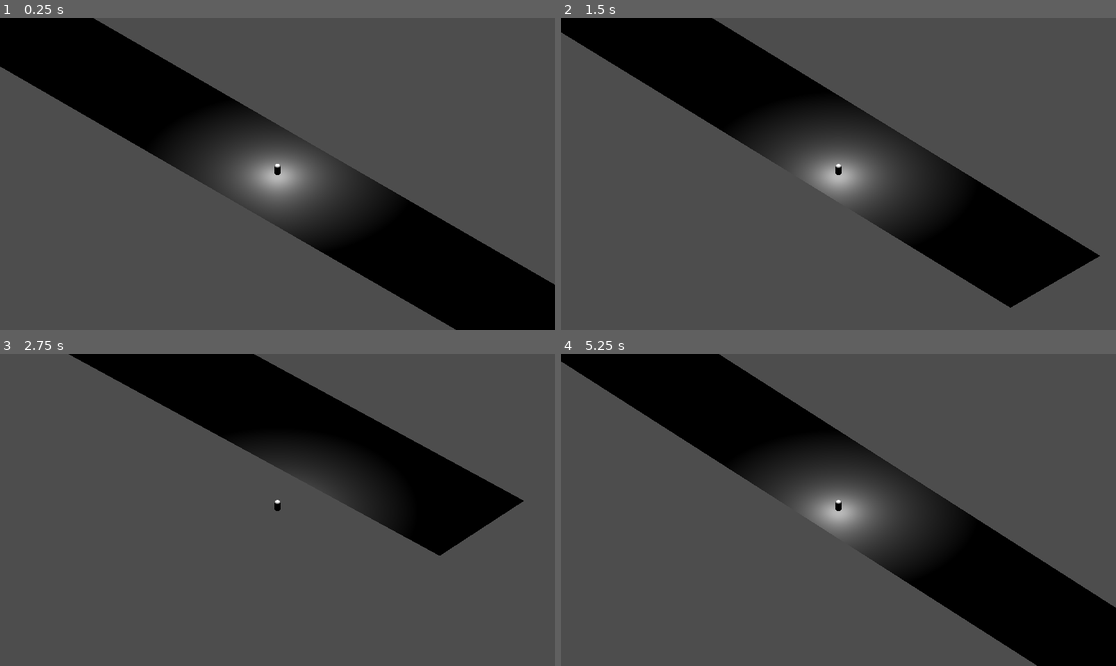
Above: before the commit, frames 1-4 (two rows, left to right).
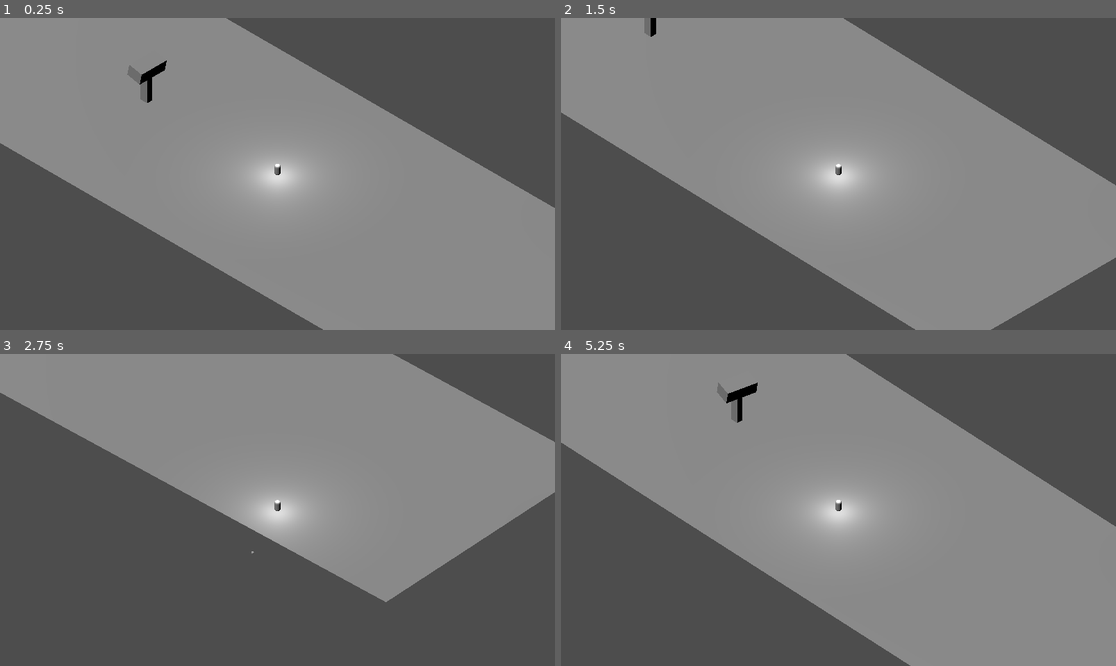
Above: after the commit, the same moments.

Repository: tobybenjaminclark/sussexgamejam
Game: Godot game, scene res://tower.tscn
The game is run twice, just before and just after one commit, with the same random seed, the same clock (stepped at 60 frames per second) and the same inputs. Before the commit the project starts from res://node_3d.tscn.
Inputs:
- Up to frame 1 (0.25 s): no input
- Up to frame 2 (1.5 s): tap Enter (ui_accept) at 0.5, 0.6, 0.77, 1.07, 1.35 s; hold Right (ui_right) 0.53-1.28 s; hold Down (ui_down) from 1.28 s (still down)
- Up to frame 3 (2.75 s): tap Enter (ui_accept) at 1.52, 1.82, 2.1 s; release Down (ui_down) at 2.03 s; hold Right (ui_right) from 2.03 s (still down)
- Up to frame 4 (5.25 s): release Right (ui_right) at 2.78 s; hold Up (ui_up) 2.78-3.53 s; tap Enter (ui_accept) at 2.85, 3.02, 3.32, 3.6, 3.77, 4.07, 4.35, 4.52, 4.82, 5.1 s; hold Left (ui_left) 3.53-5.03 s; hold Down (ui_down) from 5.03 s (still down)

The runs differ from the first frame. In frame 1, 64% of the frame differs, in the area x 0-100%, y 0-100%; in frame 2, 62%; in frame 3, 47%; in frame 4, 64%.

Commit message:
add: basic tower shooting

Diff:
--- /dev/null
+++ b/susgame/bullet.gd
@@ -0,0 +1,52 @@
+extends RigidBody3D
+
+@export var speed : float = 20.0  # Bullet speed
+@export var lifetime : float = 5.0  # Time after which the bullet will be destroyed
+var direction : Vector3  # Direction in which the bullet will travel
+var player : Node3D  # Reference to the player node
+
+# Called when the bullet is ready
+func _ready():
+	set_as_top_level(true)  # Correct method to make the bullet move independently
+
+	# Find the player node (adjust the path as needed)
+	player = get_node_or_null("/root/Node3D/Player")
+	if player:
+		# Calculate direction towards the player
+		direction = (player.global_transform.origin - global_transform.origin).normalized()
+
+		# Set the bullet's velocity to move towards the player
+		linear_velocity = direction * speed
+	else:
+		print("No player found in bullet!")
+
+	# Set up a timer to destroy the bullet after its lifetime
+	var timer = Timer.new()
+	add_child(timer)
+	timer.wait_time = lifetime
+	timer.one_shot = true
+	timer.connect("timeout", Callable(self, "_on_lifetime_end"))
+	timer.start()
+
+	# Connect the body_entered signal to handle collision
+	connect("body_entered", Callable(self, "_on_Bullet_body_entered"))
+
+# This function is called when the bullet's lifetime ends
+func _on_lifetime_end():
+	queue_free()  # Free (delete) the bullet from the scene
+
+# Optional: Detect collisions and destroy the player
+func _on_Bullet_body_entered(body: Node3D):
+	if body.is_in_group("Player"):  # If the bullet hits the player
+		# Destroy the player when hit by the bullet
+		body.queue_free()  # Remove the player from the scene
+
+		print("Bullet hit the player!")
+		queue_free()  # Destroy the bullet on impact
+
+# Use _process for continuous movement and collision checking
+func _process(delta):
+	if player:
+		# Move the bullet continuously towards the player
+		var motion = direction * speed * delta
+		move_and_collide(motion)  # Move and check for collisions
--- /dev/null
+++ b/susgame/bullet.tscn
@@ -0,0 +1,3 @@
+[gd_scene format=3 uid="uid://dilgsnejb5xlj"]
+
+[node name="Bullet" type="Node2D"]
--- a/susgame/player.gd
+++ b/susgame/player.gd
@@ -1,28 +1,25 @@
 extends CharacterBody3D
-
 
 const SPEED = 5.0
 const JUMP_VELOCITY = 4.5
 
-
 func _physics_process(delta: float) -> void:
-	# Add the gravity.
-	#if not is_on_floor():
-	#	velocity += get_gravity() * delta
-
 	# Handle jump.
 	if Input.is_action_just_pressed("ui_accept") and is_on_floor():
-		velocity.y = JUMP_VELOCITY
+		velocity.y = JUMP_VELOCITY  # Set the y velocity to make the player jump
 
-	# Get the input direction and handle the movement/deceleration.
-	# As good practice, you should replace UI actions with custom gameplay actions.
+	# Get the input direction for horizontal movement (x and z axis).
 	var input_dir := Input.get_vector("ui_left", "ui_right", "ui_up", "ui_down")
 	var direction := (transform.basis * Vector3(input_dir.x, 0, input_dir.y)).normalized()
+
+	# Handle horizontal movement (x and z).
 	if direction:
 		velocity.x = direction.x * SPEED
 		velocity.z = direction.z * SPEED
 	else:
+		# Decelerate to zero when no input is given.
 		velocity.x = move_toward(velocity.x, 0, SPEED)
 		velocity.z = move_toward(velocity.z, 0, SPEED)
 
-	move_and_slide()
+	# Move the character, applying gravity automatically
+	move_and_slide()  # Use Vector3.UP to ensure the movement is in world space
--- a/susgame/project.godot
+++ b/susgame/project.godot
@@ -11,7 +11,7 @@
 [application]
 
 config/name="susgame"
-run/main_scene="res://node_3d.tscn"
+run/main_scene="res://tower.tscn"
 config/features=PackedStringArray("4.3", "GL Compatibility")
 config/icon="res://icon.svg"
 
--- /dev/null
+++ b/susgame/tower.gd
@@ -0,0 +1,50 @@
+extends Node3D
+
+
+
+@export var shooting_speed : float = 2.0  # Time delay between shots
+@export var bullet_speed : float = 10.0  # Speed of the bullet
+@export var detection_range : float = 20.0  # Range within which the tower can shoot
+@export var bullet_scene : PackedScene  # Bullet scene (create a bullet as a separate scene)
+
+
+
+var player : Node3D  # Reference to the player
+var time_since_last_shot : float = 0.0
+
+
+func _ready():
+	player = get_node_or_null("../Player")
+
+
+
+func _process(delta):
+	if player:
+		# Rotate the tower to face the player
+		look_at(player.global_transform.origin, Vector3.UP)
+		var direction_to_player = player.global_transform.origin - global_transform.origin
+		var distance_to_player = direction_to_player.length()
+		if distance_to_player <= detection_range:
+			time_since_last_shot += delta
+			if time_since_last_shot >= shooting_speed:
+				shoot_bullet()
+				time_since_last_shot = 0.0
+
+
+
+func shoot_bullet():
+	var bullet = bullet_scene.instantiate()
+	bullet.global_transform.origin = global_transform.origin + Vector3.UP * 2  # Adjust starting position
+	bullet.look_at(player.global_transform.origin, Vector3.UP)  # Make bullet face the player
+
+	# Calculate direction towards player
+	var direction = (player.global_transform.origin - bullet.global_transform.origin).normalized()
+
+	# Set the velocity of the bullet (direction * speed)
+	var velocity = direction * bullet_speed
+
+	# Set velocity for a RigidBody3D bullet
+	if bullet is RigidBody3D:
+		bullet.linear_velocity = velocity
+
+	get_tree().current_scene.add_child(bullet)
--- /dev/null
+++ b/susgame/tower.tscn
@@ -0,0 +1,66 @@
+[gd_scene load_steps=10 format=3 uid="uid://btks3vl2yjdva"]
+
+[ext_resource type="Script" path="res://camera.gd" id="1_nmnx0"]
+[ext_resource type="Script" path="res://player.gd" id="2_fwmk0"]
+[ext_resource type="Script" path="res://tower.gd" id="3_ur7kr"]
+[ext_resource type="PackedScene" uid="uid://04ygyl54w7je" path="res://tower_bullet.tscn" id="4_aa0th"]
+
+[sub_resource type="PlaneMesh" id="PlaneMesh_kq87g"]
+
+[sub_resource type="CapsuleShape3D" id="CapsuleShape3D_tt8iy"]
+
+[sub_resource type="CapsuleMesh" id="CapsuleMesh_7khfc"]
+radius = 0.1
+height = 0.4
+
+[sub_resource type="BoxMesh" id="BoxMesh_x33w6"]
+
+[sub_resource type="BoxMesh" id="BoxMesh_7v146"]
+
+[node name="Node3D" type="Node3D"]
+transform = Transform3D(1.00693, 0, 0, 0, 1.00693, 0, 0, 0, 1.00693, 0, 0, 0)
+
+[node name="MeshInstance3D" type="MeshInstance3D" parent="."]
+transform = Transform3D(13.0225, 0, 0, 0, 1.03254, 0, 0, 0, 4.97696, 0, 0, 0)
+mesh = SubResource("PlaneMesh_kq87g")
+
+[node name="StaticBody3D" type="StaticBody3D" parent="MeshInstance3D"]
+
+[node name="CollisionShape3D" type="CollisionShape3D" parent="MeshInstance3D"]
+
+[node name="Camera3D" type="Camera3D" parent="." node_paths=PackedStringArray("target")]
+transform = Transform3D(0.993113, 0, 0, 0, 0.993113, 0, 0, 0, 0.993113, 0, 0.308953, 0.307294)
+script = ExtResource("1_nmnx0")
+target = NodePath("../Player")
+
+[node name="Player" type="CharacterBody3D" parent="."]
+transform = Transform3D(1.00219, 0, 0, 0, 1.00219, 0, 0, 0, 1.00219, 0, 0.0617735, 0)
+motion_mode = 1
+script = ExtResource("2_fwmk0")
+
+[node name="RigidBody3D" type="RigidBody3D" parent="Player"]
+
+[node name="CollisionShape3D" type="CollisionShape3D" parent="Player"]
+transform = Transform3D(0.174111, 0, 0, 0, 0.115569, 0, 0, 0, 0.177485, 0.0016621, 0.142168, -0.00171467)
+shape = SubResource("CapsuleShape3D_tt8iy")
+
+[node name="OmniLight3D" type="OmniLight3D" parent="Player"]
+transform = Transform3D(0.993113, 0, 0, 0, 0.993113, 0, 0, 0, 0.993113, -0.0042544, 0.552637, 0.00198454)
+
+[node name="MeshInstance3D" type="MeshInstance3D" parent="Player"]
+transform = Transform3D(1, 0, 0, 0, 1, 0, 0, 0, 1, 0, 0.170331, 0)
+mesh = SubResource("CapsuleMesh_7khfc")
+
+[node name="DirectionalLight3D" type="DirectionalLight3D" parent="."]
+transform = Transform3D(0.993118, 0, 0, 0, 0.507059, 0.853917, 0, -0.853917, 0.507059, -4.7448e-07, 3.35886, 4.62456e-10)
+
+[node name="Tower" type="MeshInstance3D" parent="."]
+transform = Transform3D(1.13372, -0.00763912, 0.00602374, 0.0198802, 0.438085, -0.00526318, -0.0117851, 0.0041215, 0.570602, -5.87354, 1.2803, 0)
+mesh = SubResource("BoxMesh_x33w6")
+script = ExtResource("3_ur7kr")
+detection_range = 1e+10
+bullet_scene = ExtResource("4_aa0th")
+
+[node name="TowerNode" type="MeshInstance3D" parent="."]
+transform = Transform3D(0.297285, 0, 0, 0, 2.27621, 0, 0, 0, 0.230324, -5.90244, 0, 0)
+mesh = SubResource("BoxMesh_7v146")
--- /dev/null
+++ b/susgame/tower_bullet.tscn
@@ -0,0 +1,19 @@
+[gd_scene load_steps=4 format=3 uid="uid://04ygyl54w7je"]
+
+[ext_resource type="Script" path="res://bullet.gd" id="1_251d8"]
+
+[sub_resource type="SphereShape3D" id="SphereShape3D_elm4m"]
+
+[sub_resource type="SphereMesh" id="SphereMesh_7mfln"]
+
+[node name="TowerBullet" type="RigidBody3D"]
+transform = Transform3D(1, 0.000558347, -0.0003286, -0.000558254, 1, 0.000303949, 0.000328758, -0.000303778, 1, 0, 0, 0)
+script = ExtResource("1_251d8")
+
+[node name="CollisionShape3D" type="CollisionShape3D" parent="."]
+transform = Transform3D(0.0999995, -0.000279453, 0.000174259, 0.00027972, 0.0999995, -0.000152494, -0.00017383, 0.000152983, 0.0999997, 0, 0, 0)
+shape = SubResource("SphereShape3D_elm4m")
+
+[node name="MeshInstance3D" type="MeshInstance3D" parent="."]
+transform = Transform3D(0.0998755, 0, 0, 0, 0.0998755, 0, 0, 0, 0.0998755, 0, 0, 0)
+mesh = SubResource("SphereMesh_7mfln")
